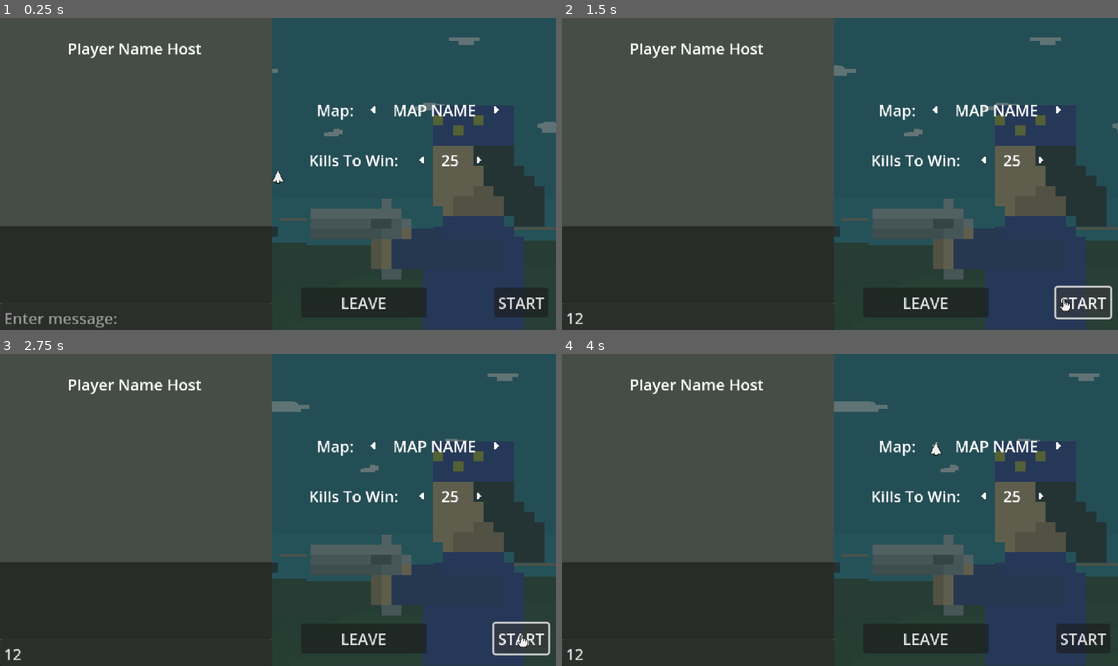
Above: before the commit, frames 1-4 (two rows, left to right).
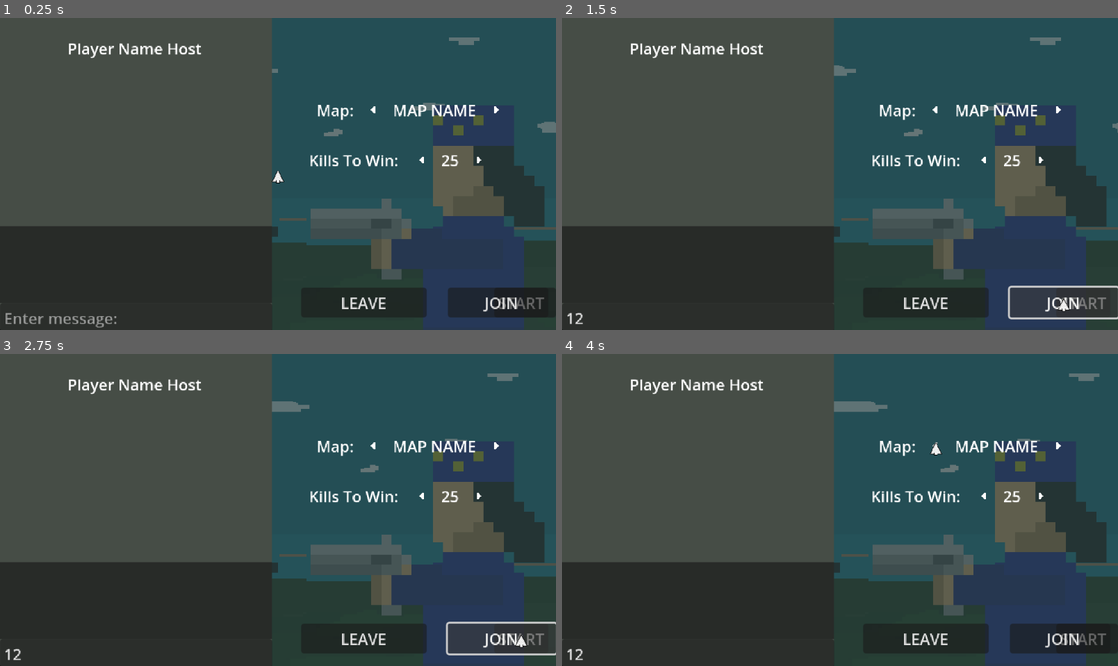
Above: after the commit, the same moments.

Repository: NevenIlincic/Commanders-Defense
Game: Godot game, scene res://Scenes/Lobby/Lobby.tscn
Same seed, same stepped clock (60 frames per second), same inputs: the game is played once before the commit and once after it. This scene is started directly instead of the project's main scene.
Inputs (mouse positions are in pixels of both pictures, inside the frame that each line leads up to):
- Up to frame 1 (0.25 s): no input
- Up to frame 2 (1.5 s): click (695, 317) at 0.52 s; type "12" at 0.6 s; click (1062, 301) at 1.25 s, where only the run after the commit has a clickable "JOIN"
- Up to frame 3 (2.75 s): click "START" at 2 s
- Up to frame 4 (4 s): click "START" at 2.75 s; click (934, 447) at 3.5 s

The runs differ from the first frame. In frame 1, 1.0% of the frame differs, in the area x 80-98%, y 86-96%; in frame 2, 0.6%; in frame 3, 0.6%; in frame 4, 1.0%.

Commit message:
[ADD] FFA Game Mode and Joining mid game

Diff:
--- a/Godot/Scenes/Lobby/Lobby.tscn
+++ b/Godot/Scenes/Lobby/Lobby.tscn
@@ -385,6 +385,15 @@
 texture_hover = ExtResource("15_l4j0v")
 stretch_mode = 3
 flip_h = true
+
+[node name="Join_Button" type="Button" parent="."]
+texture_filter = 1
+texture_repeat = 1
+offset_left = 464.0
+offset_top = 280.0
+offset_right = 576.0
+offset_bottom = 311.0
+text = "JOIN"
 
 [connection signal="mouse_entered" from="Start_Lobby_Button" to="." method="_on_start_lobby_button_mouse_entered"]
 [connection signal="mouse_exited" from="Start_Lobby_Button" to="." method="_on_start_lobby_button_mouse_exited"]
@@ -403,3 +412,4 @@
 [connection signal="mouse_entered" from="FFA_Players_To_Kill_Settings/Players_To_Kill_Right_Button" to="." method="_on_right_button_mouse_entered"]
 [connection signal="mouse_exited" from="FFA_Players_To_Kill_Settings/Players_To_Kill_Right_Button" to="." method="_on_right_button_mouse_exited"]
 [connection signal="pressed" from="FFA_Players_To_Kill_Settings/Players_To_Kill_Right_Button" to="." method="_on_players_to_kill_right_button_pressed"]
+[connection signal="pressed" from="Join_Button" to="." method="_on_join_button_pressed"]
--- a/Godot/Scenes/Lobby/lobby.gd
+++ b/Godot/Scenes/Lobby/lobby.gd
@@ -25,7 +25,8 @@
 	"player_row_info": {}, #Kljuc ID, vrednost Node2D scena
 	"players": {},
 	"game_mode_settings": {},
-	"map": "Grassy Field"
+	"map": "Grassy Field",
+	"has_started": false
 }
 var maps_dict: Dictionary = {
 	0: "Grassy Field",
@@ -56,6 +57,8 @@
 
 #CHAT
 @onready var message_input: LineEdit = $Message_Input
+
+@onready var join_button: Button = $Join_Button
 
 
 func _ready() -> void:
@@ -124,7 +127,7 @@
 		lobby_info["map"] = maps_dict[map_index]
 		map_name_label.text = lobby_info["map"]
 
-
+	lobby_info["has_started"] = buffer.get_u8() != 0
 	set_host_elements_visible()
 	update_lobby_ui()
 
@@ -215,6 +218,7 @@
 
 func parse_binary_kills_to_win_changed(buffer: StreamPeerBuffer):
 	ffa_kills_to_win = buffer.get_u32()
+	LevelManager.FFA_KILLS_TO_WIN = ffa_kills_to_win
 	kills_to_win_amount_label.text = str(ffa_kills_to_win)
 
 
@@ -270,6 +274,12 @@
 		var player_info: LobbyPlayerInfo = lobby_info["player_row_info"][player_row_info_id]
 		player_info.handle_server_response(lobby_info["players"][player_row_info_id])
 
+	if lobby_info["has_started"]:
+		join_button.visible = true
+	else:
+		join_button.visible = false
+
+
 func _on_start_lobby_button_pressed() -> void:
 	if not lobby_started:
 		MyHttpHandler.start_lobby()
@@ -355,3 +365,7 @@
 	kills_to_win_amount_label.text = str(ffa_kills_to_win)
 	LevelManager.FFA_KILLS_TO_WIN = ffa_kills_to_win
 	MyHttpHandler.change_kills_for_win(ffa_kills_to_win)
+
+
+func _on_join_button_pressed() -> void:
+	MyHttpHandler.join_started_lobby()
--- a/Godot/Scenes/Scoreboard/Scoreboard.tscn
+++ b/Godot/Scenes/Scoreboard/Scoreboard.tscn
@@ -15,7 +15,7 @@
 offset_left = 88.0
 offset_top = 64.0
 offset_right = 360.0
-offset_bottom = 192.0
+offset_bottom = 224.0
 
 [node name="Scores_Container" type="VBoxContainer" parent="ScrollContainer"]
 layout_mode = 2
--- a/Godot/Scenes/Scoreboard/scoreboard.gd
+++ b/Godot/Scenes/Scoreboard/scoreboard.gd
@@ -63,8 +63,10 @@
 		tween.kill()
 
 func remove_from_scoreboard(player_id: int):
+	await get_tree().process_frame
 	var player_row: ScoreboardRow = players_row[player_id]
 	player_row.queue_free()
+	players_row.erase(player_id)
 
 func add_player_to_scoreboard(player_id: int, player_nickname: String,  player_skin_index: int,):
 	if not players_row.has(player_id):
--- a/Godot/Scripts/Autoload/MyHttpHandler.gd
+++ b/Godot/Scripts/Autoload/MyHttpHandler.gd
@@ -282,3 +282,25 @@
 	buffer.put_u32(kill_amount)
 
 	Network.websocket.put_packet(buffer.data_array)
+
+func join_started_lobby():
+	var http = HTTPRequest.new()
+	get_tree().root.add_child(http)
+	http.request_completed.connect(_on_joined_started_lobby_completed)
+
+	var buffer = StreamPeerBuffer.new()
+	buffer.put_u32(12)# ClientMessage::JoinStartedLobby
+	buffer.put_u32(Network.current_lobby_id)
+	buffer.put_u32(Network.my_id)
+
+	var headers = ["Content-Type: application/octet-stream"]
+
+	var url = "http://127.0.0.1:3000/join-started-lobby"
+	var err = http.request_raw(url, headers, HTTPClient.METHOD_POST, buffer.data_array)
+	if err != OK:
+		print("Greška pri slanju HTTP zahteva: ", err)
+		http.queue_free()
+
+func _on_joined_started_lobby_completed(result, response_code, headers, body):
+	if response_code == 200:
+		get_tree().change_scene_to_file("res://Scenes/Test_Scene.tscn")
Not shown, changed: server/src/entities.rs
Not shown, changed: server/src/game_physics.rs
Not shown, changed: server/src/lobby.rs
Not shown, changed: server/src/network_protocol.rs
Not shown, changed: server/src/rest_api/controller.rs
Not shown, changed: server/src/rest_api/service.rs
